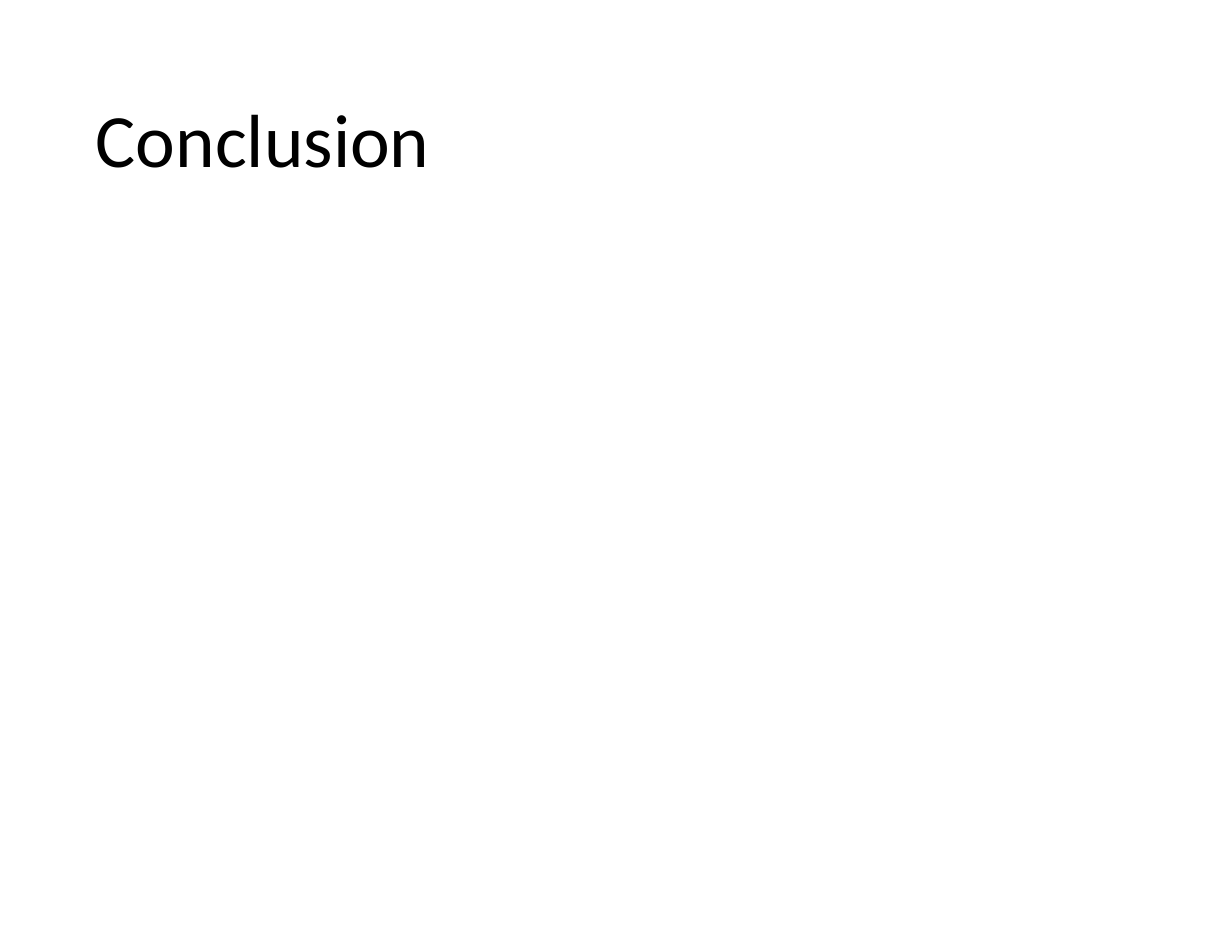
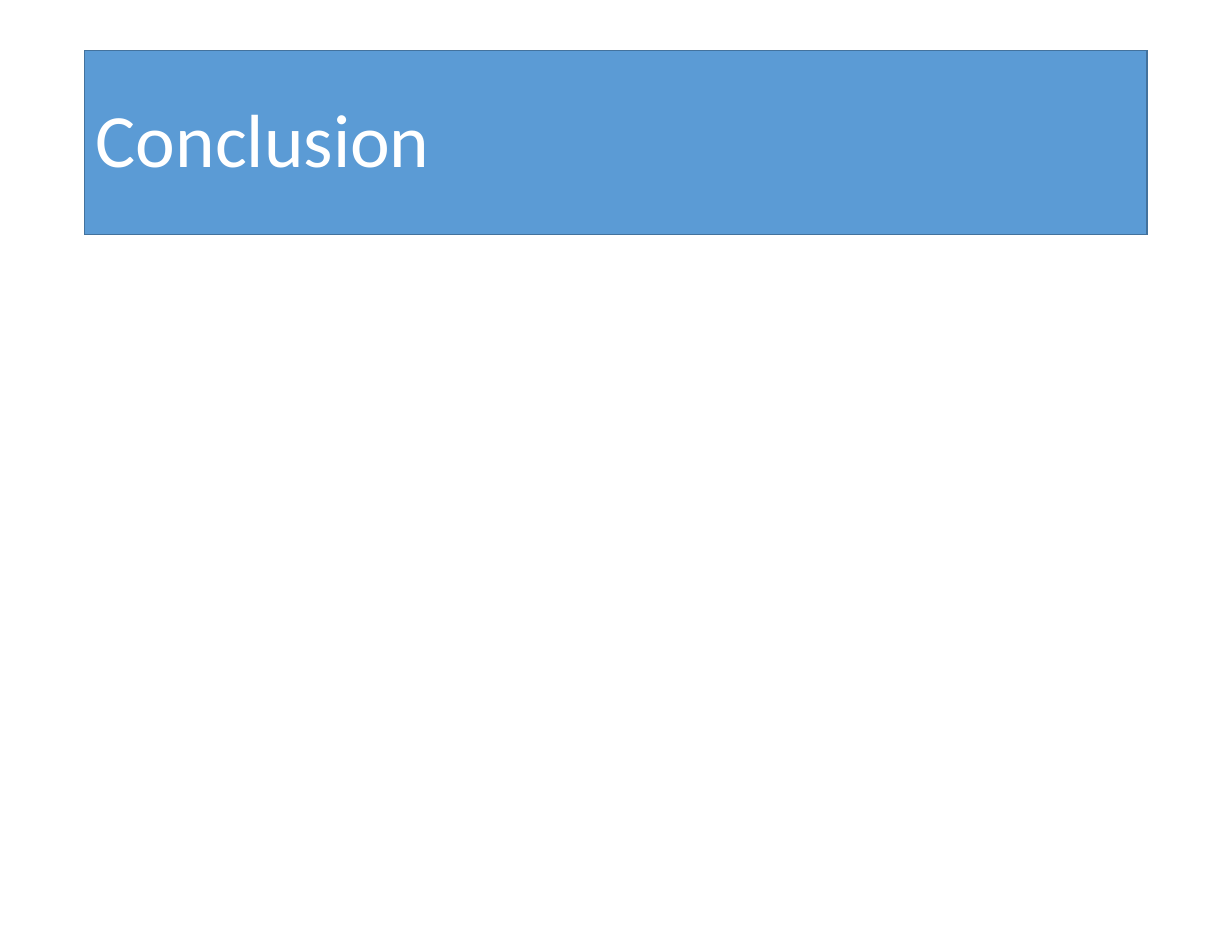
Before and after one commit to leem42/cse446, a slide deck: slide 8 of src/ml_final_project/PosterPresentation.pptx. Drawn at 1232x952 pixels with LibreOffice and Linux fonts; fonts in the diff are those of the drawing. Boxes give left, top, right and bottom in pixels: in the first picture for what was removed or moved away, otherwise in the second. Text is boxed around its words. In the diff, an @@ line names an element or a change of style, - is before the commit and + after.

```diff
--- a/src/ml_final_project/PosterPresentation.pptx
+++ b/src/ml_final_project/PosterPresentation.pptx
@@ title "Conclusion": place and size @@
-title "Conclusion" at (96, 114, 430, 168)
+title "Conclusion" at (85, 50, 1148, 234)
@@ title "Conclusion" at (85, 50, 1148, 234): text colour #000000 to #FFFFFF; fill none to #5B9BD5; outline none to #43739E 1 pt @@
```
Also in this commit, not shown: 4 other slides changed, 4 slides added, 4 slides removed, 8 other files.
